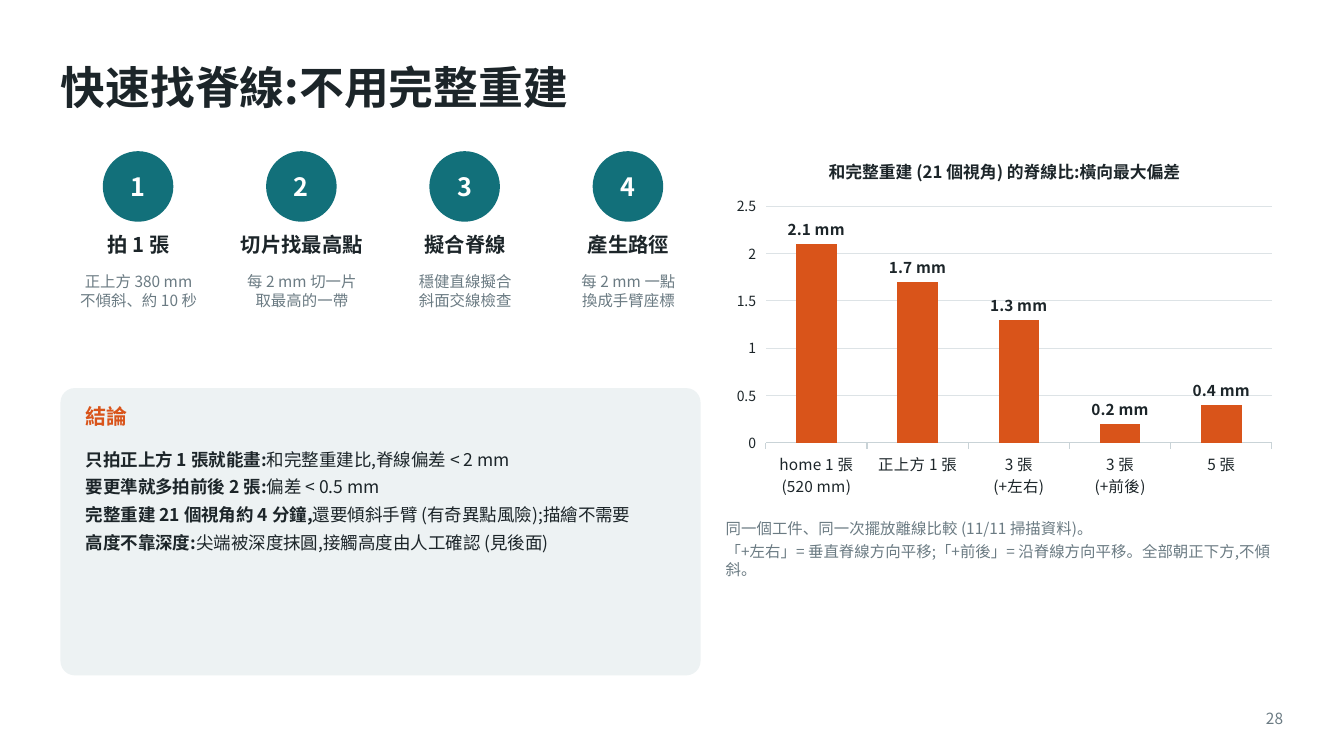
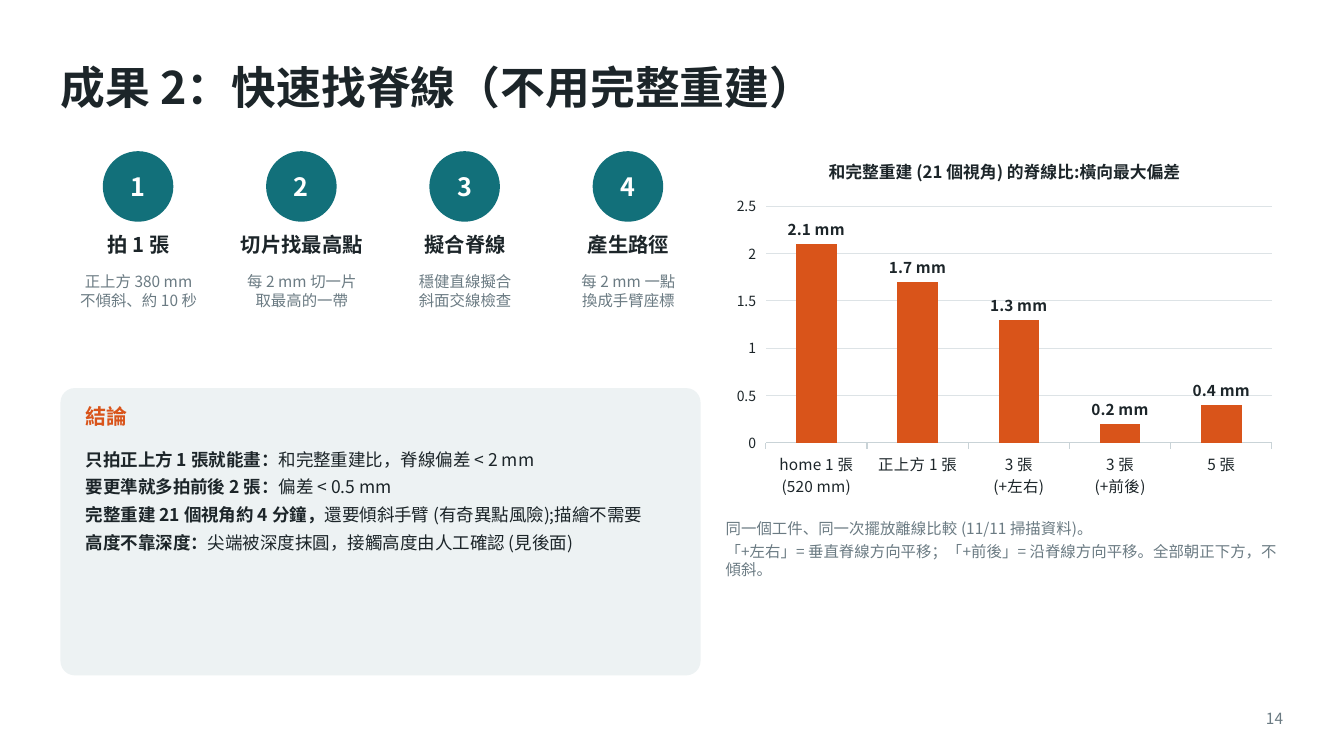
Before and after one commit to Rayyang800/PBL-path-planning, a slide deck: slide 14 of PBL專題規劃報告_三種工件版.pptx (slide 28 before the commit). Drawn at 1344x756 pixels with LibreOffice and Linux fonts; fonts in the diff are those of the drawing. Boxes give left, top, right and bottom in pixels: in the first picture for what was removed or moved away, otherwise in the second. Text is boxed around its words. In the diff, an @@ line names an element or a change of style, - is before the commit and + after.

```diff
--- a/PBL專題規劃報告_三種工件版.pptx
+++ b/PBL專題規劃報告_三種工件版.pptx
@@ title at box(60, 65, 814, 109): text changed @@
-快速找脊線:不用完整重建
+成果 2：快速找脊線（不用完整重建）
@@ text at box(86, 451, 642, 553): text changed @@
-只拍正上方 1 張就能畫:和完整重建比,脊線偏差 < 2 mm
-要更準就多拍前後 2 張:偏差 < 0.5 mm
-完整重建 21 個視角約 4 分鐘,還要傾斜手臂 (有奇異點風險);描繪不需要
-高度不靠深度:尖端被深度抹圓,接觸高度由人工確認 (見後面)
+只拍正上方 1 張就能畫：和完整重建比，脊線偏差 < 2 mm
+要更準就多拍前後 2 張：偏差 < 0.5 mm
+完整重建 21 個視角約 4 分鐘，還要傾斜手臂 (有奇異點風險);描繪不需要
+高度不靠深度：尖端被深度抹圓，接觸高度由人工確認 (見後面)
@@ text at box(726, 544, 1277, 576): text changed @@
-「+左右」= 垂直脊線方向平移;「+前後」= 沿脊線方向平移。全部朝正下方,不傾斜。
+「+左右」= 垂直脊線方向平移；「+前後」= 沿脊線方向平移。全部朝正下方，不傾斜。
@@ page number at box(1266, 712, 1283, 724): text changed @@
-28
+14
```
Also in this commit, not shown: 18 other slides changed, 12 slides added, 3 slides removed, 12 other files.
